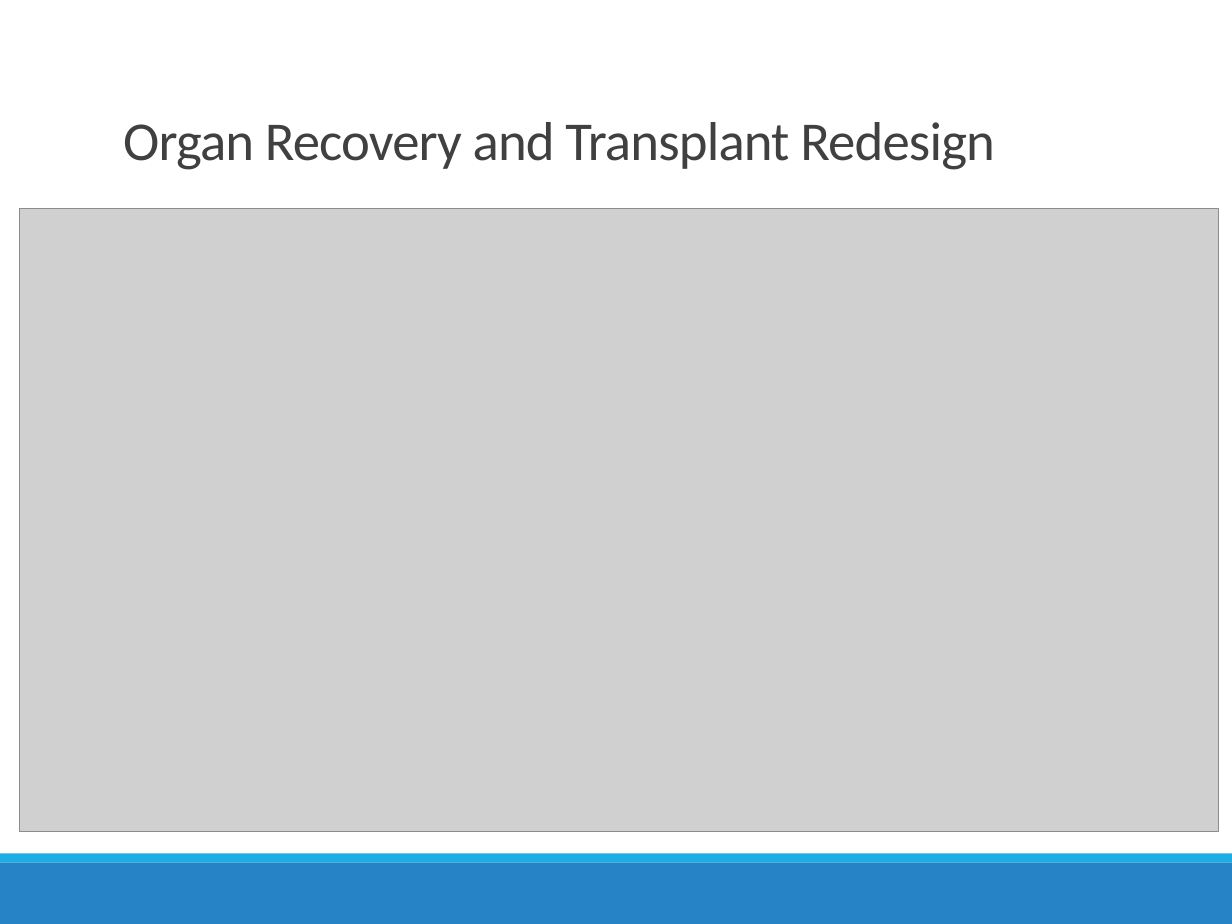
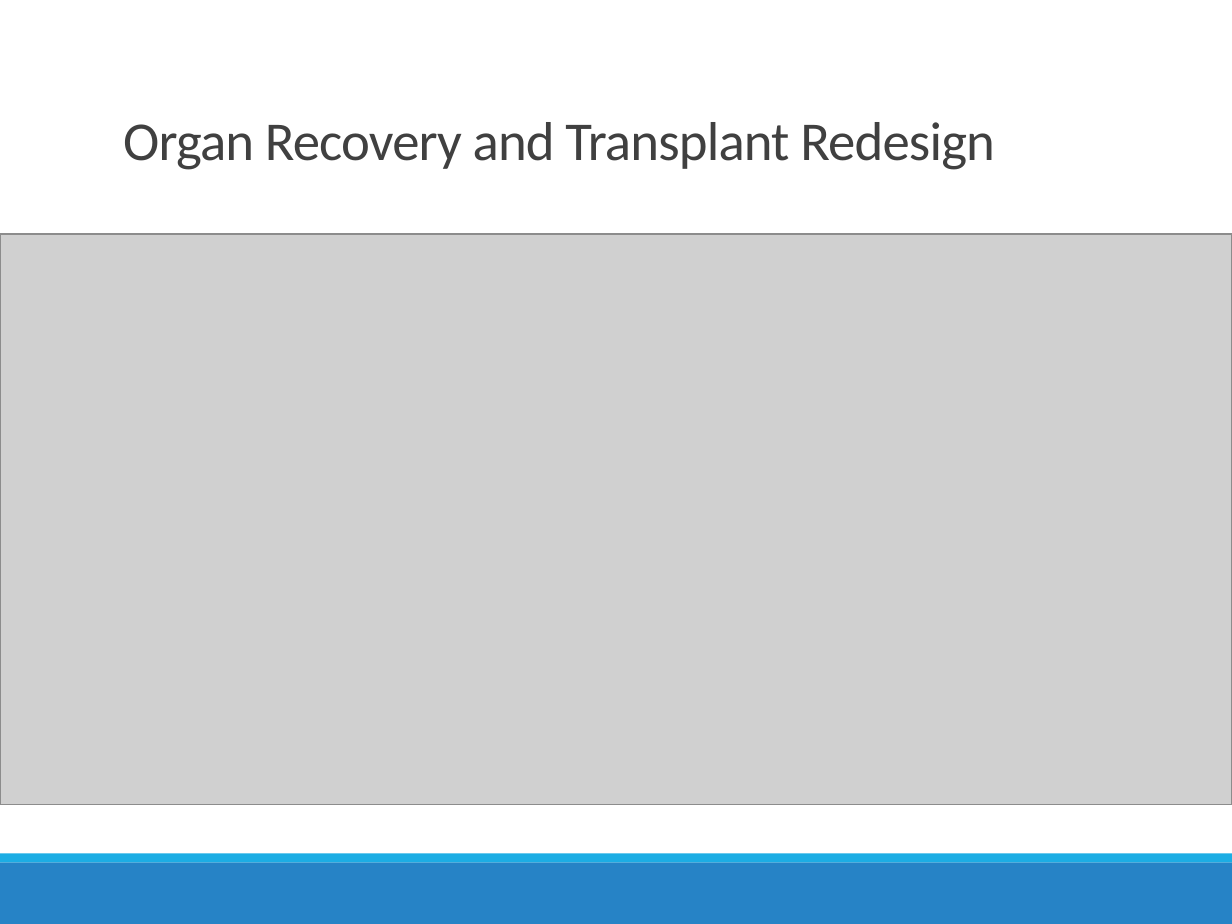
Before and after one commit to ceharvs/Statistical-Graphics, a slide deck: slide 5 of Redesign/Organ Transplant Data Redesign.pptx. Drawn at 1232x924 pixels with LibreOffice and Linux fonts; fonts in the diff are those of the drawing; grey boxes stand for pictures. Boxes give left, top, right and bottom in pixels: in the first picture for what was removed or moved away, otherwise in the second. Text is boxed around its words. In the diff, an @@ line names an element or a change of style, - is before the commit and + after.

```diff
--- a/Redesign/Organ Transplant Data Redesign.pptx
+++ b/Redesign/Organ Transplant Data Redesign.pptx
@@ picture: place and size @@
-picture at [20, 208, 1218, 832]
+picture at [0, 234, 1232, 804]
@@ line added from (121, 234) to (1127, 234), #808080 0.5 pt @@
```
Also in this commit, not shown: 3 other files.
